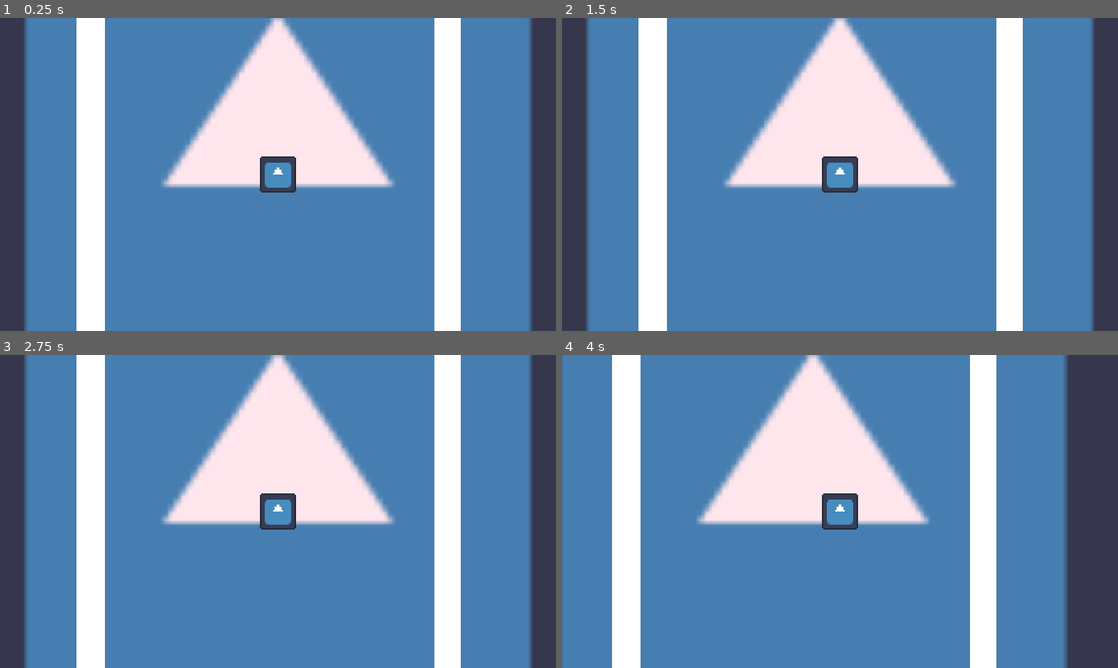
Above: before the commit, frames 1-4 (two rows, left to right).
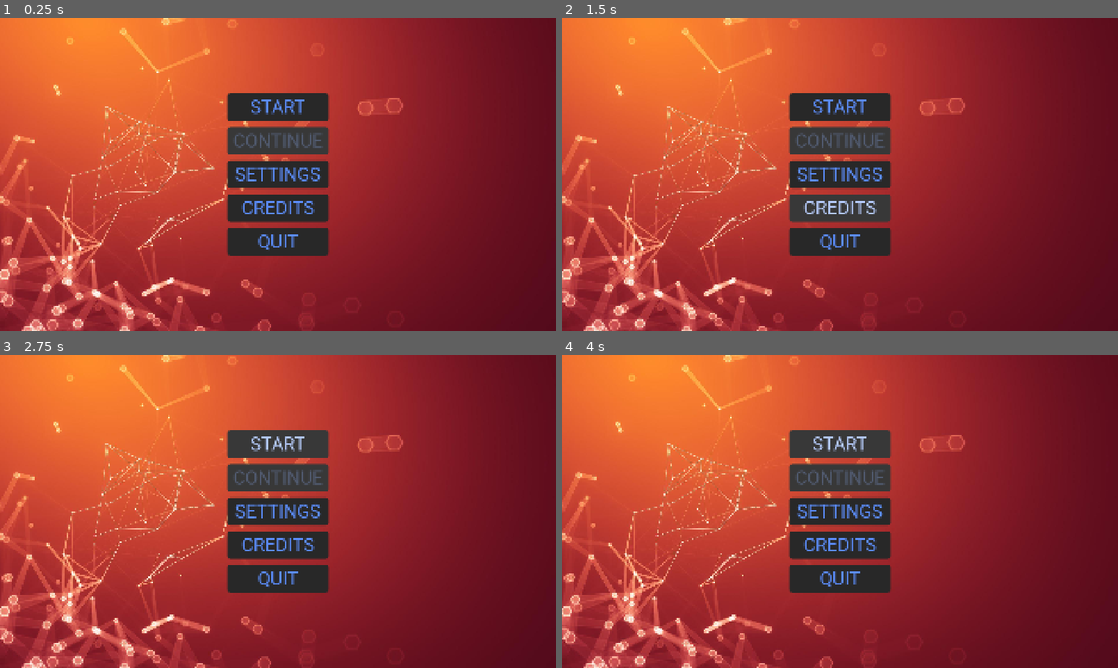
Above: after the commit, the same moments.

Repository: doruktuna/godot-template
Game: Godot game, scene res://ui/menus/main_menu.tscn
The game is run twice, just before and just after one commit, with the same random seed, the same clock (stepped at 60 frames per second) and the same inputs. Before the commit the project starts from res://scenes/main_scene.tscn. The engine's default icon, where the game draws it, is replaced by a stand-in: a white triangle on a blue panel in a dark square.
Inputs (mouse positions are in pixels of both pictures, inside the frame that each line leads up to):
- Up to frame 1 (0.25 s): no input
- Up to frame 2 (1.5 s): click (840, 174) at 0.5 s, where only the run after the commit has a clickable "SETTINGS"; click (840, 208) at 1.25 s, where only the run after the commit has a clickable "CREDITS"
- Up to frame 3 (2.75 s): click (278, 445) at 2 s, where only the run after the commit has a clickable "START"
- Up to frame 4 (4 s): click (840, 445) at 2.75 s, where only the run after the commit has a clickable "START"; tap Enter at 3.5 s; hold D (right) from 3.53 s (still down)

The runs differ from the first frame. In frame 1, 100% of the frame differs, in the area x 0-100%, y 0-100%; in frame 2, 100%; in frame 3, 100%; in frame 4, 100%.

Commit message:
FEAT: Main menu and a main theme, add a font and bg as reference

Diff:
--- a/project.godot
+++ b/project.godot
@@ -11,7 +11,7 @@
 [application]
 
 config/name="2D Project Template"
-run/main_scene="uid://da3wyax0qgsew"
+run/main_scene="uid://c14p3tv3084fc"
 config/features=PackedStringArray("4.7", "Forward Plus")
 config/icon="res://icon.svg"
 
@@ -24,9 +24,12 @@
 
 window/size/viewport_width=1920
 window/size/viewport_height=1080
-window/size/mode=3
 window/stretch/mode="canvas_items"
 window/stretch/aspect="expand"
+
+[gui]
+
+theme/custom="uid://ddj8ug4cq20r3"
 
 [input]
 
--- /dev/null
+++ b/ui/main_theme.tres
@@ -0,0 +1,51 @@
+[gd_resource type="Theme" format=3 uid="uid://ddj8ug4cq20r3"]
+
+[ext_resource type="FontFile" uid="uid://btlmri3nnejjg" path="res://assets/fonts/Roboto-VariableFont_wdth,wght.ttf" id="1_g1fjd"]
+
+[sub_resource type="StyleBoxFlat" id="StyleBoxFlat_g1fjd"]
+content_margin_left = 20.0
+content_margin_top = 10.0
+content_margin_right = 20.0
+content_margin_bottom = 10.0
+bg_color = Color(0.22, 0.22, 0.22, 1)
+corner_radius_top_left = 10
+corner_radius_top_right = 10
+corner_radius_bottom_right = 10
+corner_radius_bottom_left = 10
+
+[sub_resource type="StyleBoxFlat" id="StyleBoxFlat_d67f2"]
+content_margin_left = 20.0
+content_margin_top = 10.0
+content_margin_right = 20.0
+content_margin_bottom = 10.0
+bg_color = Color(0.15775329, 0.15775335, 0.1577532, 1)
+corner_radius_top_left = 10
+corner_radius_top_right = 10
+corner_radius_bottom_right = 10
+corner_radius_bottom_left = 10
+
+[sub_resource type="StyleBoxFlat" id="StyleBoxFlat_6tukj"]
+content_margin_left = 20.0
+content_margin_top = 10.0
+content_margin_right = 20.0
+content_margin_bottom = 10.0
+bg_color = Color(0.22, 0.22, 0.22, 1)
+corner_radius_top_left = 10
+corner_radius_top_right = 10
+corner_radius_bottom_right = 10
+corner_radius_bottom_left = 10
+
+[resource]
+MainMenuButton/base_type = &"Button"
+MainMenuButton/colors/font_color = Color(0.36078432, 0.5568628, 0.99215686, 1)
+MainMenuButton/colors/font_disabled_color = Color(0.3168, 0.35581335, 0.44, 1)
+MainMenuButton/colors/font_focus_color = Color(0.7137255, 0.8, 0.9882353, 1)
+MainMenuButton/colors/font_hover_color = Color(0.7137255, 0.8, 0.9882353, 1)
+MainMenuButton/colors/font_pressed_color = Color(0.9882353, 0.9882353, 0.9882353, 1)
+MainMenuButton/font_sizes/font_size = 64
+MainMenuButton/fonts/font = ExtResource("1_g1fjd")
+MainMenuButton/styles/disabled = SubResource("StyleBoxFlat_g1fjd")
+MainMenuButton/styles/focus = SubResource("StyleBoxFlat_g1fjd")
+MainMenuButton/styles/hover = SubResource("StyleBoxFlat_g1fjd")
+MainMenuButton/styles/normal = SubResource("StyleBoxFlat_d67f2")
+MainMenuButton/styles/pressed = SubResource("StyleBoxFlat_6tukj")
--- /dev/null
+++ b/ui/main_theme_preview.tscn
@@ -0,0 +1,38 @@
+[gd_scene format=3 uid="uid://bxyjqnamcrkhe"]
+
+[node name="MainThemePreview" type="Control" unique_id=1080488658]
+layout_mode = 3
+anchors_preset = 15
+anchor_right = 1.0
+anchor_bottom = 1.0
+grow_horizontal = 2
+grow_vertical = 2
+
+[node name="MarginContainer" type="MarginContainer" parent="." unique_id=211902461]
+layout_mode = 0
+offset_right = 40.0
+offset_bottom = 40.0
+theme_override_constants/margin_left = 20
+theme_override_constants/margin_top = 20
+theme_override_constants/margin_right = 20
+theme_override_constants/margin_bottom = 20
+
+[node name="VBoxContainer" type="VBoxContainer" parent="MarginContainer" unique_id=1092761910]
+layout_mode = 2
+theme_override_constants/separation = 10
+
+[node name="Label" type="Label" parent="MarginContainer/VBoxContainer" unique_id=1057688883]
+layout_mode = 2
+theme_override_font_sizes/font_size = 32
+text = "Main Menu Button"
+
+[node name="Button" type="Button" parent="MarginContainer/VBoxContainer" unique_id=1409161426]
+layout_mode = 2
+theme_type_variation = &"MainMenuButton"
+text = "SETTINGS"
+
+[node name="Button2" type="Button" parent="MarginContainer/VBoxContainer" unique_id=400308806]
+layout_mode = 2
+theme_type_variation = &"MainMenuButton"
+disabled = true
+text = "DISABLED"
--- /dev/null
+++ b/ui/menus/main_menu.tscn
@@ -0,0 +1,62 @@
+[gd_scene format=3 uid="uid://c14p3tv3084fc"]
+
+[ext_resource type="Texture2D" uid="uid://dapex8y1dbqel" path="res://ui/menus/main_menu_bg.jpg" id="1_5oih7"]
+
+[node name="MainMenu" type="Control" unique_id=2131397708]
+layout_mode = 3
+anchors_preset = 15
+anchor_right = 1.0
+anchor_bottom = 1.0
+grow_horizontal = 2
+grow_vertical = 2
+
+[node name="Background" type="TextureRect" parent="." unique_id=2015924802]
+layout_mode = 1
+anchors_preset = 15
+anchor_right = 1.0
+anchor_bottom = 1.0
+grow_horizontal = 2
+grow_vertical = 2
+texture = ExtResource("1_5oih7")
+expand_mode = 3
+
+[node name="VBoxContainer" type="VBoxContainer" parent="." unique_id=1911223592]
+layout_mode = 1
+anchors_preset = 8
+anchor_left = 0.5
+anchor_top = 0.5
+anchor_right = 0.5
+anchor_bottom = 0.5
+offset_left = -20.0
+offset_top = -20.0
+offset_right = 20.0
+offset_bottom = 20.0
+grow_horizontal = 2
+grow_vertical = 2
+theme_override_constants/separation = 20
+
+[node name="StartButton" type="Button" parent="VBoxContainer" unique_id=1616854908]
+layout_mode = 2
+theme_type_variation = &"MainMenuButton"
+text = "START"
+
+[node name="ContinueButton" type="Button" parent="VBoxContainer" unique_id=2022503464]
+layout_mode = 2
+theme_type_variation = &"MainMenuButton"
+disabled = true
+text = "CONTINUE"
+
+[node name="SettingsButton" type="Button" parent="VBoxContainer" unique_id=1175780119]
+layout_mode = 2
+theme_type_variation = &"MainMenuButton"
+text = "SETTINGS"
+
+[node name="CreditsButton" type="Button" parent="VBoxContainer" unique_id=1438221809]
+layout_mode = 2
+theme_type_variation = &"MainMenuButton"
+text = "CREDITS"
+
+[node name="QuitButton" type="Button" parent="VBoxContainer" unique_id=1900349890]
+layout_mode = 2
+theme_type_variation = &"MainMenuButton"
+text = "QUIT"
Binary file added: assets/fonts/Roboto-Italic-VariableFont_wdth,wght.ttf
Not shown, added: assets/fonts/Roboto-Italic-VariableFont_wdth,wght.ttf.import
Binary file added: assets/fonts/Roboto-VariableFont_wdth,wght.ttf
Not shown, added: assets/fonts/Roboto-VariableFont_wdth,wght.ttf.import
Binary file added: ui/menus/main_menu_bg.jpg
Not shown, added: ui/menus/main_menu_bg.jpg.import
Not shown, removed: assets/ui/.gitkeep
